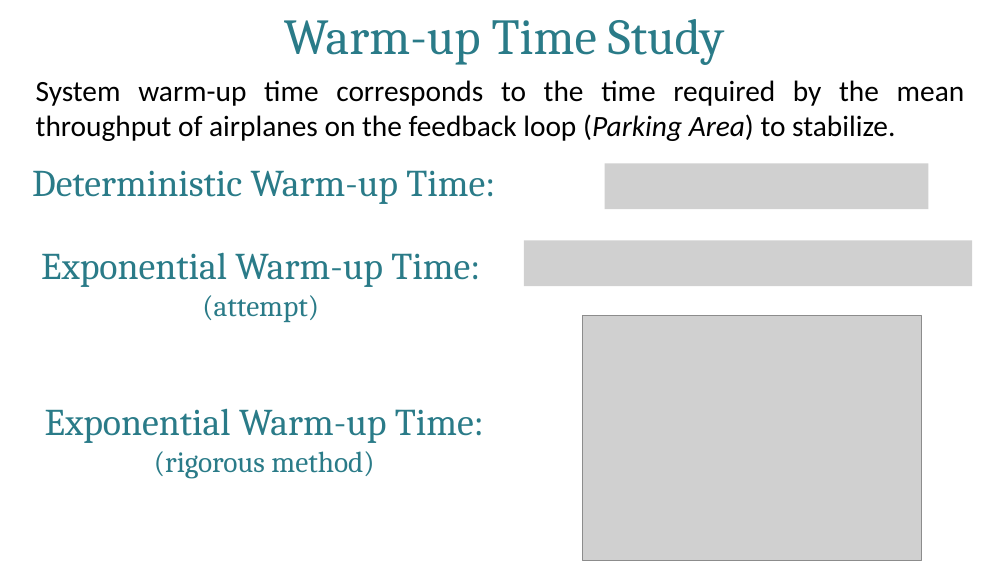
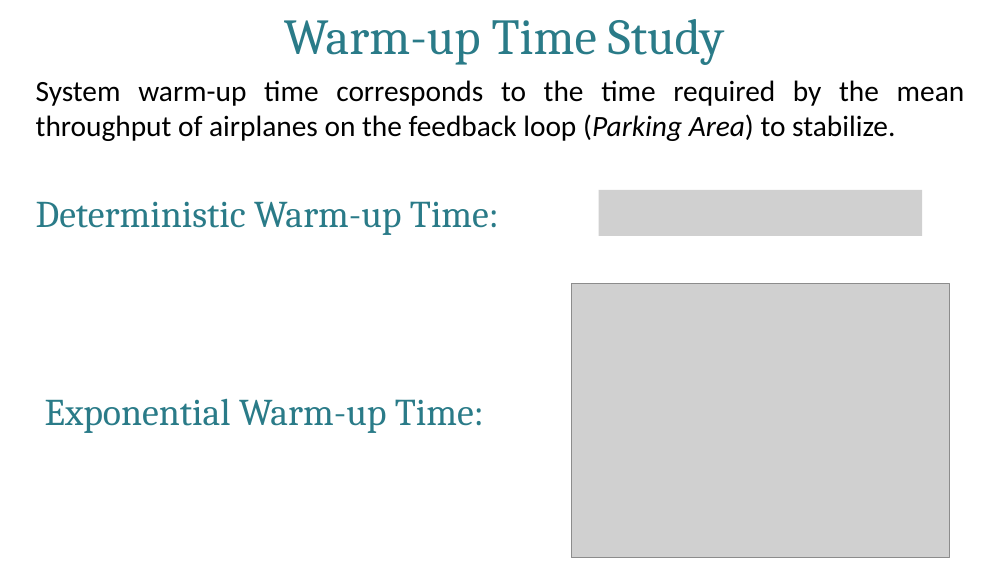
Before and after one commit to BarsantiNicola/SimulationProject, a slide deck: slide 9 of Consegna/Control Tower System Analysis (Barsanti, Bertini, Treccozzi)/Presentation/Control Tower System Analysis.pptx. Drawn at 1008x567 pixels with LibreOffice and Linux fonts; fonts in the diff are those of the drawing; grey boxes stand for pictures. Boxes give left, top, right and bottom in pixels: in the first picture for what was removed or moved away, otherwise in the second. Text is boxed around its words. In the diff, an @@ line names an element or a change of style, - is before the commit and + after.

Commit message:
Rimosso Exponential (attempt) da presentazione

```diff
--- a/Consegna/Control Tower System Analysis (Barsanti, Bertini, Treccozzi)/Presentation/Control Tower System Analysis.pptx
+++ b/Consegna/Control Tower System Analysis (Barsanti, Bertini, Treccozzi)/Presentation/Control Tower System Analysis.pptx
@@ text "Deterministic Warm-up Time:": place and size @@
-text "Deterministic Warm-up Time:" at <box>32,170,495,204</box>
+text "Deterministic Warm-up Time:" at <box>36,201,499,235</box>
@@ picture: place and size @@
-picture at <box>605,163,929,209</box>
+picture at <box>599,190,923,236</box>
@@ text removed at <box>41,252,480,322</box> @@
-Exponential Warm-up Time:
-(attempt)
@@ picture removed at <box>524,240,972,287</box> @@
@@ picture: place and size @@
-picture at <box>583,315,922,560</box>
+picture at <box>572,284,951,558</box>
@@ text at <box>45,398,484,433</box>: text changed @@
-Exponential Warm-up Time:
-(rigorous method)
+Exponential Warm-up Time:
```
Also in this commit, not shown: 1 other file.
